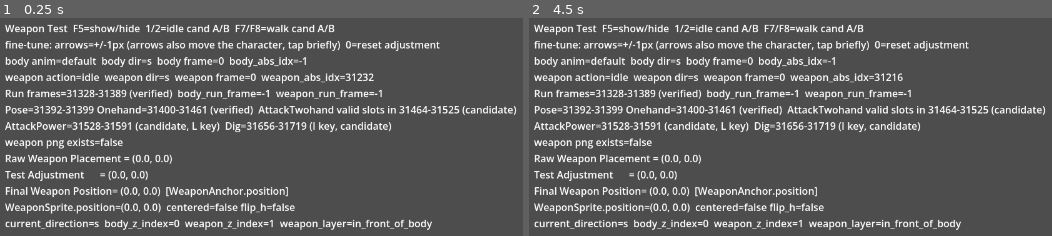
Above: before the commit, frames 1-2 (left to right).
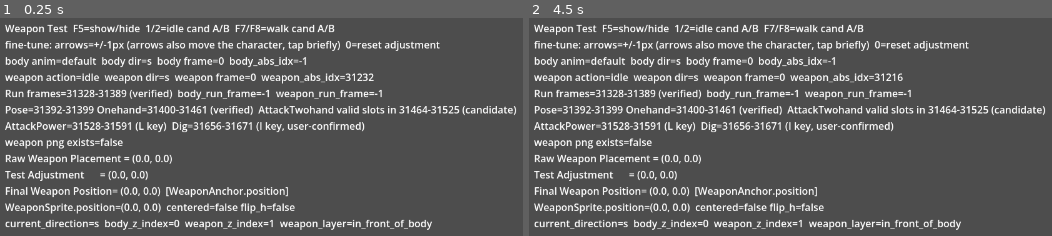
Above: after the commit, the same moments.

Repository: zhanghan122/MirRPG
Game: Godot game, scene res://scenes/experiments/weapon_idle_test.tscn
Two runs of this game, one before a commit and one after it. Both use one fixed random seed, a clock stepped at 60 frames per second and the inputs below. This scene is started directly instead of the project's main scene.
Inputs:
- Up to frame 1 (0.25 s): no input
- Up to frame 2 (4.5 s): tap Enter at 0.5, 2, 3.5 s; hold D (move_right) 0.53-1.28 s; hold Shift (run) 0.53-1.28 s; tap Space at 0.77, 1.25, 1.52, 2.75, 3.02, 3.77, 4.25 s; hold S (move_down) 1.28-2.03 s; tap Shift (run) at 1.35, 3.05 s; hold D (move_right) 2.03-2.78 s; hold Shift (run) 2.03-2.78 s; tap 1 at 2.1 s; hold W (move_up) 2.78-3.53 s; tap 9 at 2.85 s; hold Shift (run) 3.53-4.28 s; hold A (move_left) from 3.53 s (still down); tap 0 at 3.6 s; tap 2 at 4.35 s

The runs differ from the first frame. In frame 1, 1.2% of the frame differs, in the area x 26-75%, y 47-53%; in frame 2, 1.2%.

Commit message:
Verified complete weapon animation mapping

Diff:
--- a/scripts/experiments/weapon_idle_test.gd
+++ b/scripts/experiments/weapon_idle_test.gd
@@ -6,7 +6,8 @@
 # + AttackTwohand (candidate mapping, pending live verification).
 # + AttackPower (candidate mapping 31528-31591, pending live verification).
 # + Cast (U key): body cast_<dir> -> CAST_FRAMES[dir] (31592-31653), candidate.
-# + Dig (I key): body dig_<dir> -> DIG_FRAMES[dir] (31656-31719, 2 frames/dir).
+# + Dig (I key): body dig_<dir> -> DIG_FRAMES[dir] (user-confirmed consecutive
+#   pairs 31656-31671; NOT the 8-index slot layout of other actions).
 # + Death (Y key): body death_<dir> -> DEATH_FRAMES[dir] (8-index slots from
 #   31736, first 4 frames valid per direction). After the non-looping body
 #   death animation ends, the weapon holds that direction's 4th frame: no idle
@@ -162,22 +163,24 @@
 	"nw": [31648, 31649, 31650, 31651, 31652, 31653],
 }
 
-# Dig (31656-31719): same 8-index slot layout as idle/walk/run/onehand/twohand/cast,
-# first 2 frames valid per direction; the last 6 slots of each direction are blank.
-# Blank slots (31658-31663, 31666-31671, 31674-31679, 31682-31687, 31690-31695,
-# 31698-31703, 31706-31711, 31714-31719) are NOT part of the animation and must
-# never be loaded or displayed.
+# Dig (31656-31671): USER-CONFIRMED mapping. NOT the 8-index slot layout used
+# by other actions - each direction occupies exactly 2 CONSECUTIVE indices in
+# fixed order N, NE, E, SE, S, SW, W, NW:
+#   dig_weapon_index = 31656 + direction_index * 2 + weapon_frame
+# (n=0, ne=1, e=2, se=3, s=4, sw=5, w=6, nw=7). Never use direction_index * 8.
 # Body dig_<dir> is 2 frames per direction (non-looping): body frame N -> weapon
-# frame N (0..1). Candidate mapping; pending live verification (I key).
+# frame N; if the body animation ever exposes more than 2 display frames, sync
+# uses body_frame % 2 (handled by the shared `body_frame % frames.size()`
+# logic in _process()).
 const DIG_FRAMES := {
 	"n": [31656, 31657],
-	"ne": [31664, 31665],
-	"e": [31672, 31673],
-	"se": [31680, 31681],
-	"s": [31688, 31689],
-	"sw": [31696, 31697],
-	"w": [31704, 31705],
-	"nw": [31712, 31713],
+	"ne": [31658, 31659],
+	"e": [31660, 31661],
+	"se": [31662, 31663],
+	"s": [31664, 31665],
+	"sw": [31666, 31667],
+	"w": [31668, 31669],
+	"nw": [31670, 31671],
 }
 
 # Death (31736-31799): same 8-index slot layout as all other actions; first 4
@@ -468,7 +471,7 @@
 		"weapon action=%s  weapon dir=%s  weapon frame=%d  weapon_abs_idx=%d" % [weapon_action, dir, frame_idx, _current_abs_idx],
 		"Run frames=31328-31389 (verified)  body_run_frame=%d  weapon_run_frame=%d" % [_hud_run_body_frame, _hud_weapon_run_frame],
 		"Pose=31392-31399 Onehand=31400-31461 (verified)  AttackTwohand valid slots in 31464-31525 (candidate)",
-		"AttackPower=31528-31591 (candidate, L key)  Dig=31656-31719 (I key, candidate)",
+		"AttackPower=31528-31591 (L key)  Dig=31656-31671 (I key, user-confirmed)",
 		"weapon png exists=%s" % (str(_png_exists.get(_current_abs_idx, false)) if _current_abs_idx >= 0 else "n/a"),
 		"Raw Weapon Placement = (%.1f, %.1f)" % [plc.x, plc.y],
 		"Test Adjustment      = (%.1f, %.1f)" % [weapon_test_adjustment.x, weapon_test_adjustment.y],
@@ -486,12 +489,16 @@
 	if weapon_action == "death":
 		lines.append("weapon_action=%s  weapon_absolute_index=%d  holding_death_last_frame=%s" % [
 			weapon_action, _current_abs_idx, str(_holding_death_last_frame)])
-	if weapon_action in ["attack_onehand", "attack_twohand", "attack_power", "cast", "dig"]:
+	if weapon_action == "dig":
+		lines.append("I-diag body_animation=%s body_direction=%s body_frame=%d weapon_action=dig weapon_direction=%s weapon_frame=%d weapon_absolute_index=%d weapon_png_exists=%s weapon_placement=(%.1f, %.1f)" % [
+			anim, dir, body_frame, dir, frame_idx, _current_abs_idx,
+			str(_png_exists.get(_current_abs_idx, false)) if _current_abs_idx >= 0 else "n/a",
+			plc.x, plc.y])
+	if weapon_action in ["attack_onehand", "attack_twohand", "attack_power", "cast"]:
 		var png_path := ("res://Weapon/%05d.png" % _current_abs_idx) if _current_abs_idx >= 0 else ""
 		var diag_tag := "J-diag" if weapon_action == "attack_onehand" else (
 			"K-diag" if weapon_action == "attack_twohand" else (
-				"L-diag" if weapon_action == "attack_power" else (
-					"I-diag" if weapon_action == "dig" else "U-diag")))
+				"L-diag" if weapon_action == "attack_power" else "U-diag"))
 		lines.append("%s body_animation=%s parsed_action=%s parsed_direction=%s body_frame=%d weapon_action=%s weapon_frame=%d weapon_absolute_index=%d weapon_png_path=%s weapon_png_exists=%s weapon_visible=%s weapon_layer_enabled=%s" % [
 			diag_tag, anim, action, dir, body_frame, weapon_action, frame_idx, _current_abs_idx,
 			png_path, str(_png_exists.get(_current_abs_idx, false)) if _current_abs_idx >= 0 else "n/a",
Not shown, changed: WEAPON_FRAME_RESEARCH.md
